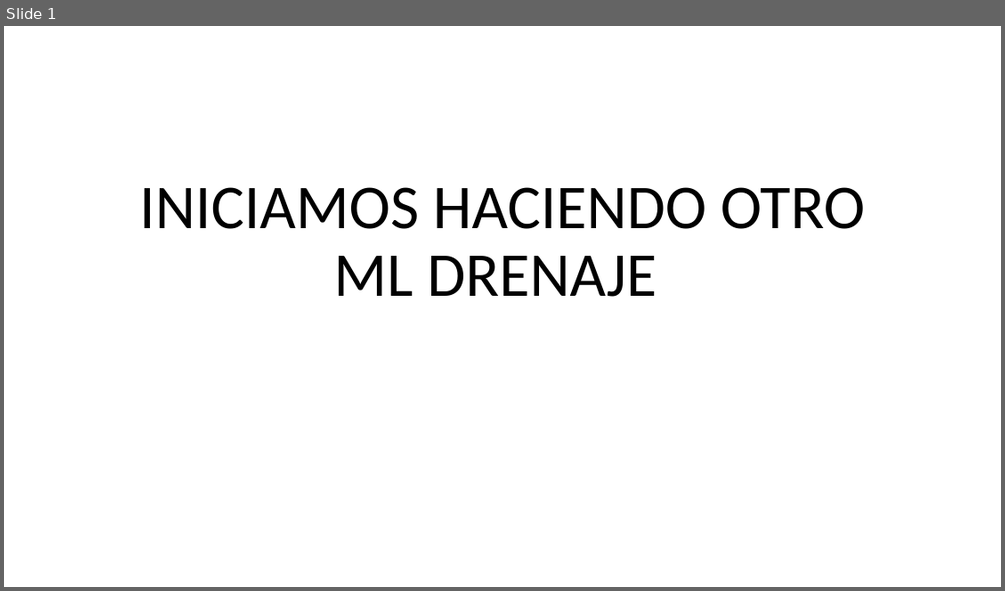
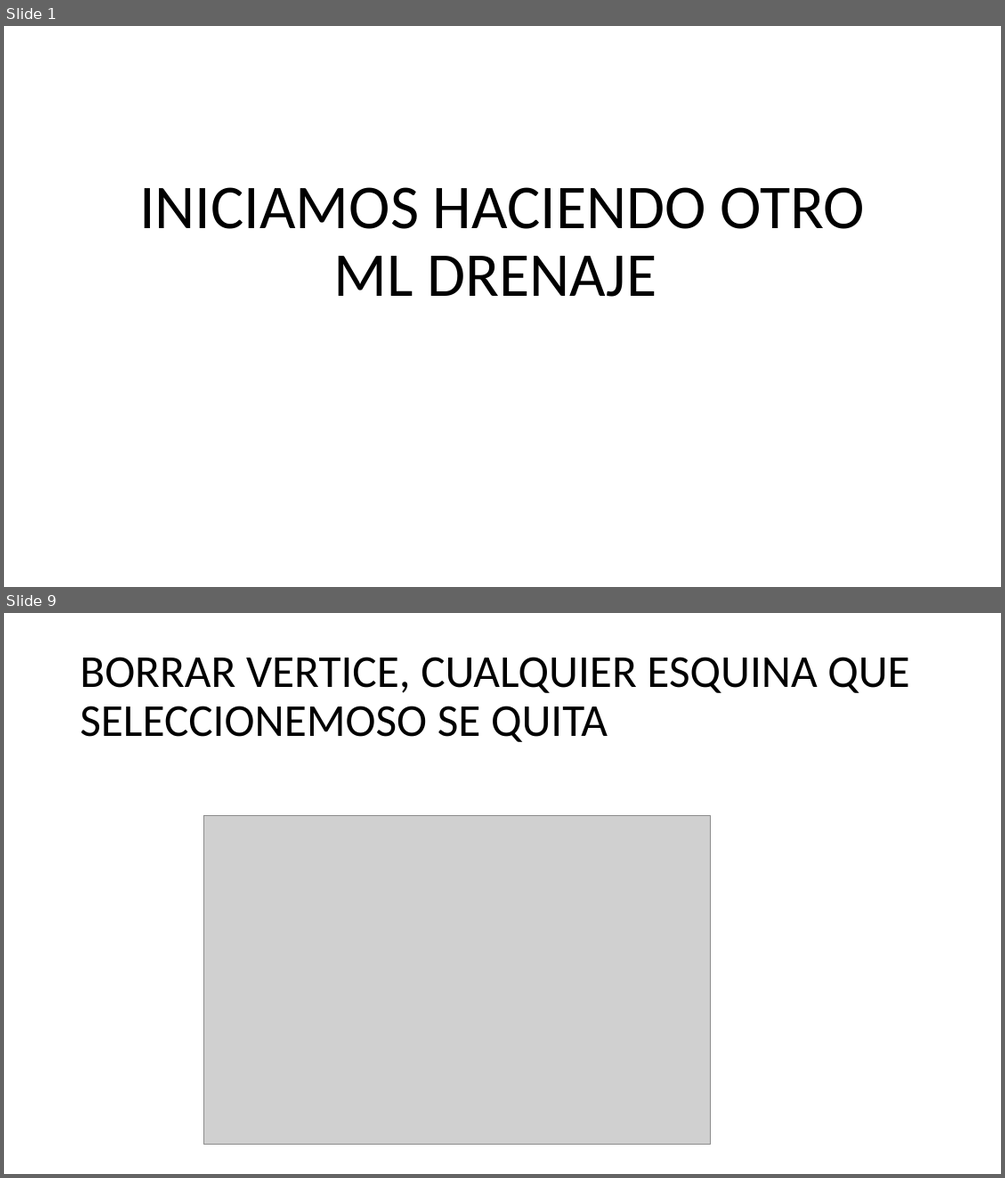
Before and after one commit to IvanRivera007/gitdocs-2026, a slide deck: AUTOCAD INTECAP/apuntes powerpoint/CLASE 10, Miercoles 18 Marzo.pptx. Shown one above the other, each under a label of ours: slide 1 before the commit, slides 1 and 9 after it; the slides between them are not shown. The pictures are 1005x591 and 1005x1178 pixels, drawn with LibreOffice and Linux fonts; fonts in the diff are those of the drawing; grey boxes stand for pictures. Boxes give left, top, right and bottom in pixels: in the first picture for what was removed or moved away, otherwise in the second. Text is boxed around its words. In the diff, an @@ line names an element or a change of style, - is before the commit and + after.

```diff
--- a/AUTOCAD INTECAP/apuntes powerpoint/CLASE 10, Miercoles 18 Marzo.pptx
+++ b/AUTOCAD INTECAP/apuntes powerpoint/CLASE 10, Miercoles 18 Marzo.pptx
@@ slide 9 added at [4,613,1001,1174], background #FFFFFF @@
@@ title added at [80,657,909,742], 44 pt, text #000000 @@
+BORRAR VERTICE, CUALQUIER ESQUINA QUE SELECCIONEMOSO SE QUITA
@@ picture added at [203,816,711,1144] @@
```
Also in this commit, not shown: 16 other slides added, 6 slides removed, 4 other files.
